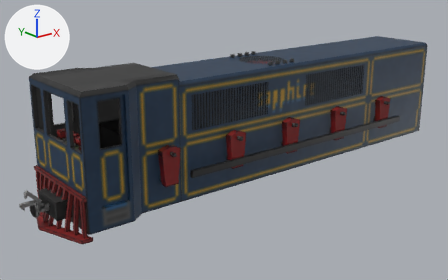
Two versions of the OBJ model src/main/assets/immersiverailroading/models/rolling_stock/locomotives/kitsune_sur_d2/sur_d2a.obj, one commit apart.
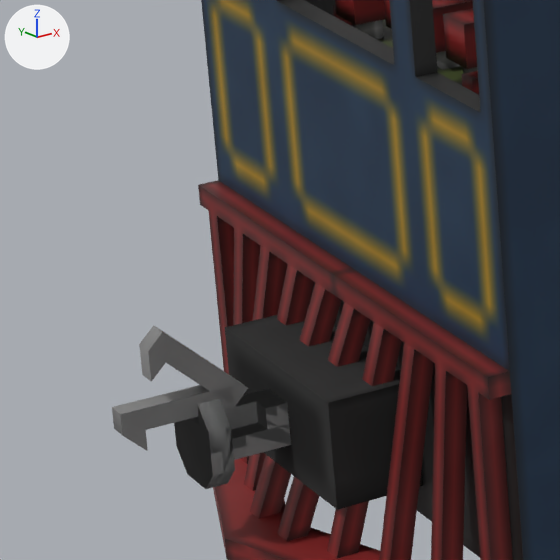
The first picture shows the older version from a 50 mm lens placed at (-8.22, -9.08, 4.47), pointed at (-0.67, 0.36, 0.69). The close-ups show the older and then the newer version on the part from 0% to 21% of the width and 48% to 82% of the height of that picture. Only the edits that show in the close-ups are written down. The axes (+X, +Y, +Z) are drawn at upper left. The lights are the same throughout. Where no turn or scale is listed for an object, it has been applied to the vertices.

Names of what the first close-up shows: 'COUPLED_FRONT_1_HIDE', 'COUPLED_FRONT_2_HIDE_INVERT', 'COUPLER_ENGAGED_FRONT_1_TOGGLE_LABEL_Uncouple', 'FRAME.002', 'FRAME.004', 'IND_BRAKE_1_TL_-0.125_X_LABEL_Loco^Brake', 'REVERSER_1_TL_0.125_X_LABEL_Reverser', 'TRAIN_BRAKE_1_TL_-0.125_X_LABEL_Vacuum^Brake' and 5 more.
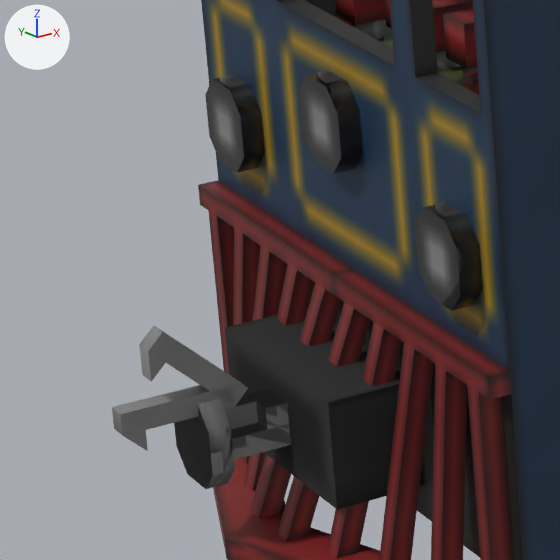
Location of each change, [x1, y1, x2, y2] in pixels of the close-ups (560 x 560 px):
'lamp.003', added
    after: [414, 202, 483, 311]
'lamp.001', added
    after: [299, 71, 363, 174]
'lamp.002', added
    after: [205, 75, 265, 172]

The change in detail:
Picture 'lamp.png' (img_lamp_png) is new.
Material 'lamp' (mat_lamp) is new.
Uses the picture img_lamp_png.
Mesh me_lamp_003 is new.
It has 16 vertices, 28 faces and spans x -4.438..-4.375, y -0.812..-0.562, z 0.938..1.188.
It uses material mat_lamp.
Mesh me_lamp_002 is new.
It has 16 vertices, 28 faces and spans x -4.438..-4.375, y 0.563..0.813, z 0.937..1.188.
It uses material mat_lamp.
Mesh me_lamp_001 is new.
It has 16 vertices, 28 faces and spans x -4.438..-4.375, y -0.125..0.125, z 1.125..1.375.
It uses material mat_lamp.
Object 'lamp.003' (ob_lamp_003) is new; it shows me_lamp_003.
Its location is (0.0, 0.0, 0.0).
Object 'lamp.002' (ob_lamp_002) is new; it shows me_lamp_002.
Its location is (0.0, 0.0, 0.0).
Object 'lamp.001' (ob_lamp_001) is new; it shows me_lamp_001.
Its location is (0.0, 0.0, 0.0).
